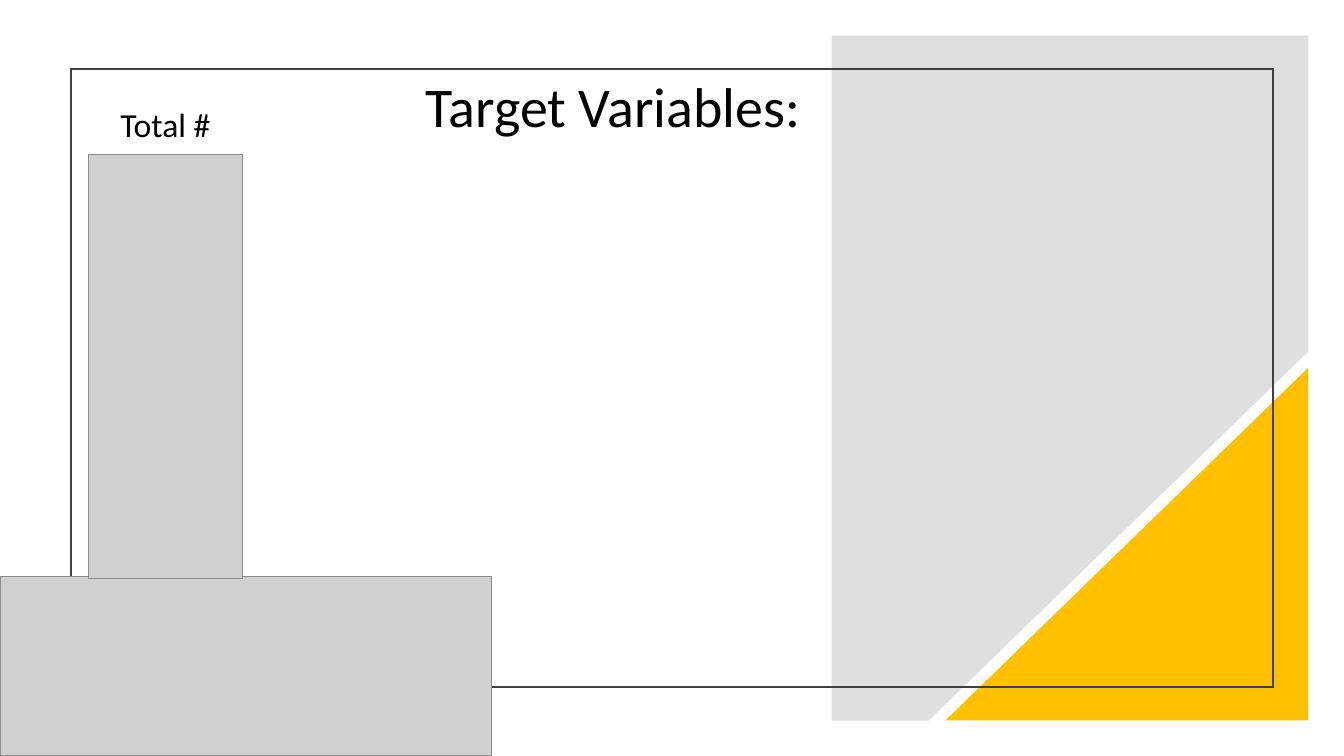
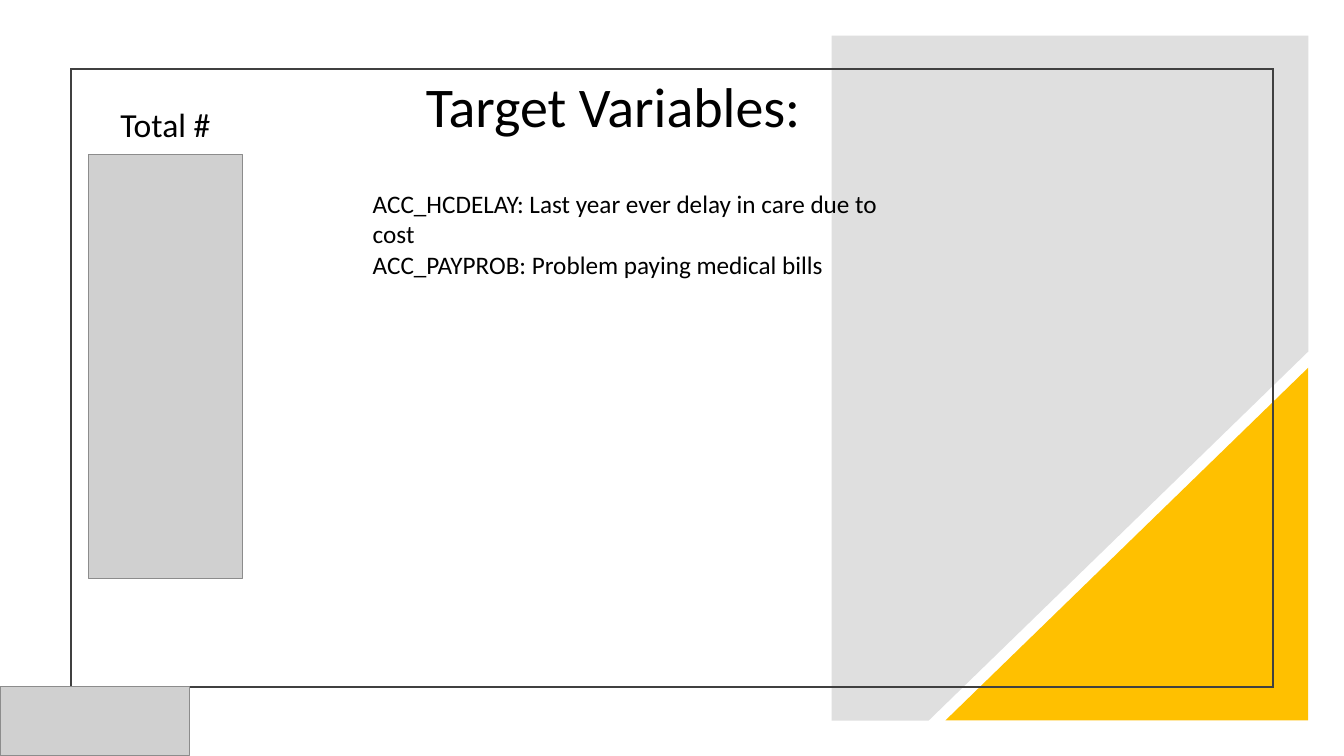
Before and after one commit to shivangiv/MCBS-Healthcare-Analytics, a slide deck: slide 5 of ALY6160GroupFINAL.pptx. Drawn at 1344x756 pixels with LibreOffice and Linux fonts; fonts in the diff are those of the drawing; grey boxes stand for pictures. Boxes give left, top, right and bottom in pixels: in the first picture for what was removed or moved away, otherwise in the second. Text is boxed around its words. In the diff, an @@ line names an element or a change of style, - is before the commit and + after.

Commit message:
xgboost update, ppt screenshots added

```diff
--- a/ALY6160GroupFINAL.pptx
+++ b/ALY6160GroupFINAL.pptx
@@ text added at [373,195,876,279], 18 pt, text #000000 @@
+ACC_HCDELAY: Last year ever delay in care due to cost
+ACC_PAYPROB: Problem paying medical bills
@@ picture: place and size @@
-picture at [0,577,492,756]
+picture at [0,687,190,756]
```
Also in this commit, not shown: 1 other slide changed, 2 slides added, 1 other file.
